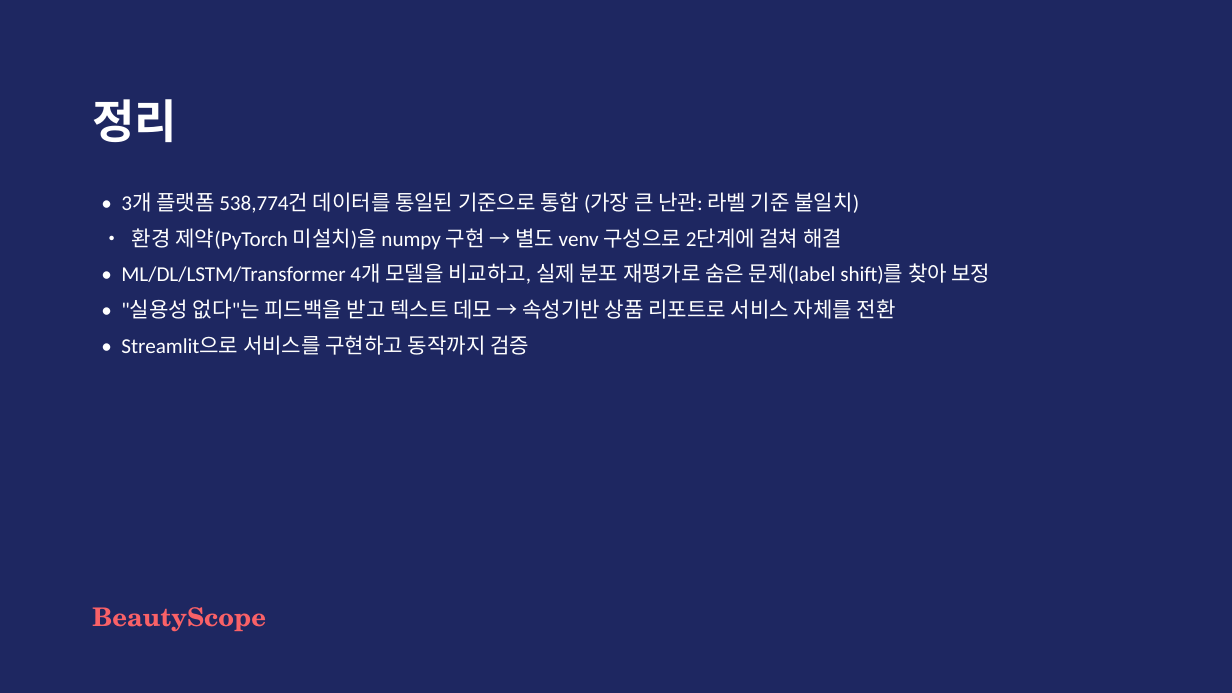
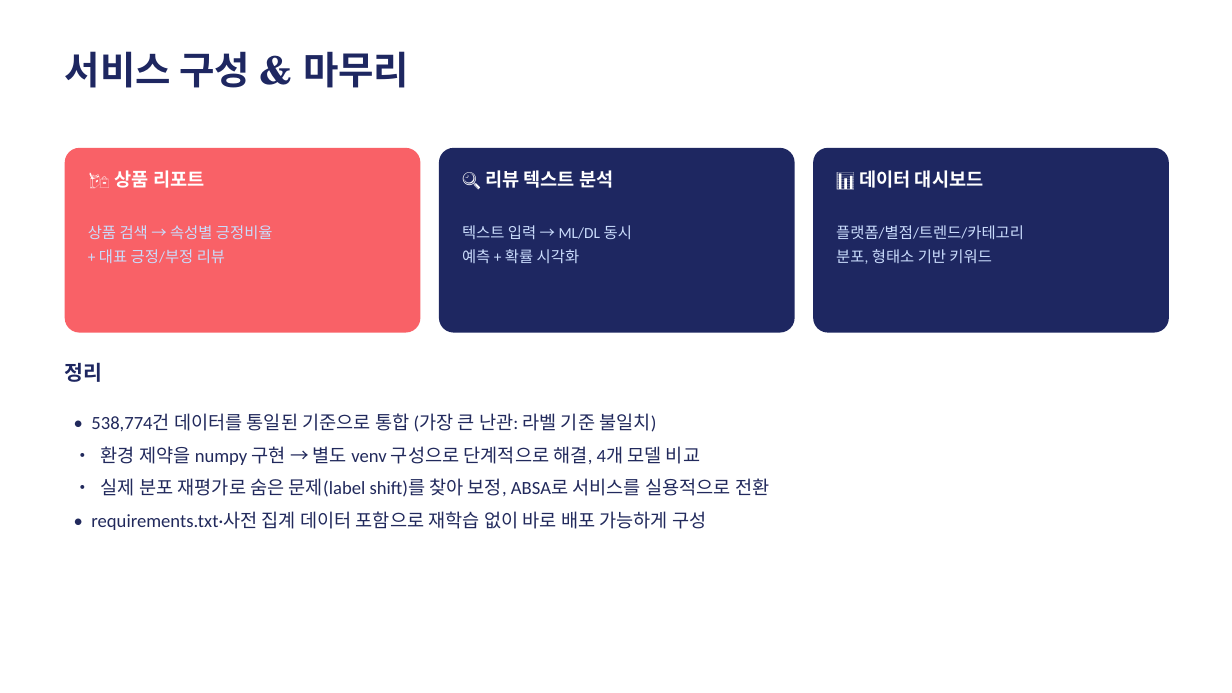
Before and after one commit to dong29482757-beep/shopping-review-crawler, a slide deck: slide 6 of BeautyScope_발표.pptx (slide 12 before the commit). Drawn at 1232x693 pixels with LibreOffice and Linux fonts; fonts in the diff are those of the drawing. Boxes give left, top, right and bottom in pixels: in the first picture for what was removed or moved away, otherwise in the second. Text is boxed around its words. In the diff, an @@ line names an element or a change of style, - is before the commit and + after.

```diff
--- a/BeautyScope_발표.pptx
+++ b/BeautyScope_발표.pptx
@@ rectangle removed at [0,0,1232,693] @@
@@ text added at [65,51,409,88], 30 pt, text #1E2761, bold @@
+서비스 구성 & 마무리
@@ rounded rectangle added at [65,148,421,333], fill #F96167 @@
@@ rounded rectangle added at [439,148,795,333], fill #1E2761 @@
@@ rounded rectangle added at [813,148,1169,333], fill #1E2761 @@
@@ text added at [114,170,204,188], 14.5 pt, text #FFFFFF, bold @@
+🛍️ 상품 리포트
@@ text added at [485,170,613,188], 14.5 pt, text #FFFFFF, bold @@
+🔍 리뷰 텍스트 분석
@@ text added at [859,170,984,188], 14.5 pt, text #FFFFFF, bold @@
+📊 데이터 대시보드
@@ text added at [88,225,273,263], 12 pt, text #CADCFC @@
+상품 검색 → 속성별 긍정비율
++ 대표 긍정/부정 리뷰
@@ text added at [462,225,632,263], 12 pt, text #CADCFC @@
+텍스트 입력 → ML/DL 동시
+예측 + 확률 시각화
@@ text added at [836,225,1024,264], 12 pt, text #CADCFC @@
+플랫폼/별점/트렌드/카테고리
+분포, 형태소 기반 키워드
@@ text "정리": place and size @@
-text "정리" at [92,99,177,142]
+text "정리" at [65,362,103,382]
@@ text "정리" at [65,362,103,382]: size 36 to 16 pt, font TeX Gyre Schola to Calibri, text colour #FFFFFF to #1E2761 @@
@@ text at [91,413,769,530]: text changed; size 16.5 to 14.5 pt; text colour #FFFFFF to #21295C @@
-• 3개 플랫폼 538,774건 데이터를 통일된 기준으로 통합 (가장 큰 난관: 라벨 기준 불일치)
-• 환경 제약(PyTorch 미설치)을 numpy 구현 → 별도 venv 구성으로 2단계에 걸쳐 해결
-• ML/DL/LSTM/Transformer 4개 모델을 비교하고, 실제 분포 재평가로 숨은 문제(label shift)를 찾아 보정
-• "실용성 없다"는 피드백을 받고 텍스트 데모 → 속성기반 상품 리포트로 서비스 자체를 전환
-• Streamlit으로 서비스를 구현하고 동작까지 검증
+• 538,774건 데이터를 통일된 기준으로 통합 (가장 큰 난관: 라벨 기준 불일치)
+• 환경 제약을 numpy 구현 → 별도 venv 구성으로 단계적으로 해결, 4개 모델 비교
+• 실제 분포 재평가로 숨은 문제(label shift)를 찾아 보정, ABSA로 서비스를 실용적으로 전환
+• requirements.txt·사전 집계 데이터 포함으로 재학습 없이 바로 배포 가능하게 구성
@@ text removed at [92,607,266,632] @@
-BeautyScope
```
Also in this commit, not shown: 1 other slide changed, 3 slides added, 9 slides removed, 2 other files.
